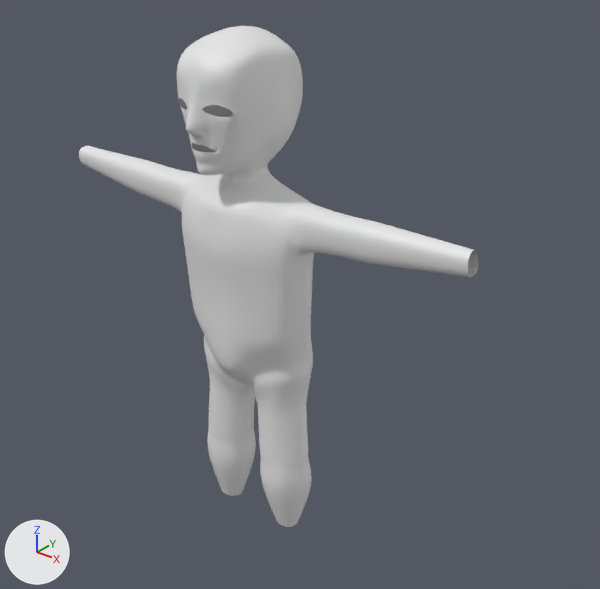
An edit to the Blender file Models/Characters/NewHead.blend, drawn before and after from the same camera.
Both versions are drawn from a 50 mm camera at (8.19, -8.71, 11.02) aimed at (0.59, 0.8, 5.13). Lighting does not change. The marker at lower left points along +X, +Y and +Z.
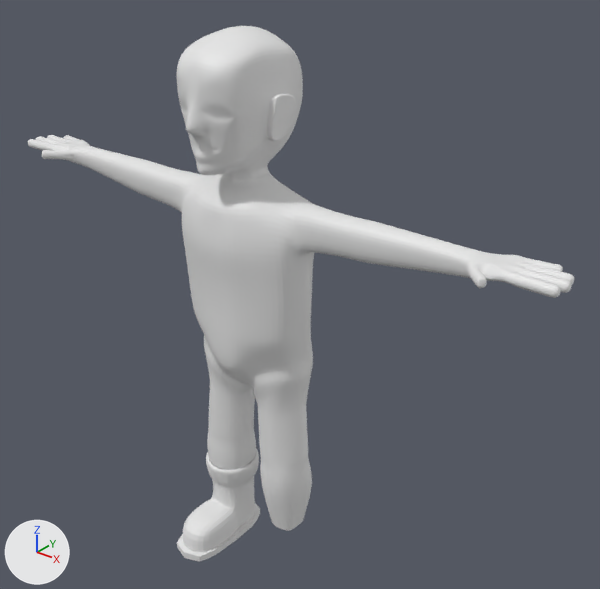
Pixel boxes [x1, y1, x2, y2] of what changed, in the pictures (600 x 589 px; the box of a moved part takes in the faces that stretch with it):
```json
{"object": "Plane", "change": "reshaped", "before": [79, 26, 478, 527], "after": [28, 26, 574, 531], "on screen": "37% wider"}
{"object": "Cylinder", "change": "added", "after": [183, 449, 259, 552]}
{"object": "Cube", "change": "added", "after": [177, 503, 260, 562]}
{"part": 1, "of": "me_plane", "change": "built on", "before": [79, 146, 478, 277], "after": [28, 135, 574, 298]}
{"part": 2, "of": "me_plane", "change": "built on", "before": [177, 82, 268, 157], "after": [177, 82, 296, 157]}
{"part": 3, "of": "me_plane", "change": "moved or reshaped", "before": [209, 437, 311, 527], "after": [209, 437, 312, 531]}
```

Scene script edits in JSON lines:
```json
{"block": "me_plane", "where": "# used by ob_plane; location = (0.0, -1.59, 7.24); rotation_euler = (1.571, 0.0, 0.0), in degrees (90, 0, 0)"}
{"op": "remove", "block": "me_plane", "code": "me_plane.from_pydata(...)  # 426 vertices, 386 faces; spans x -3.88..0.0, y -6.43..2.11, z -2.7..-0.63"}
{"op": "add", "block": "me_plane", "code": "me_plane.from_pydata(...)  # 828 vertices, 808 faces; spans x -5.16..0.0, y -6.44..2.11, z -2.7..-0.63"}
{"block": "me_plane", "change": "me_plane part 1: 10 vertices removed from x -3.86..-2.31, y -0.9..-0.27, z -2.23..-1.59; 380 vertices added at x -5.16..-3.83, y -0.66..-0.31, z -2.25..-1.16"}
{"block": "me_plane", "change": "me_plane part 2: 11 vertices moved from x -0.57..-0.09, y 0.97..1.27, z -1.08..-0.79 to x -0.57..-0.1, y 0.95..1.25, z -1.08..-0.79; 9 vertices removed from x -0.45..0.0, y 0.51..1.21, z -1.02..-0.83; 41 vertices added at x -0.89..0.0, y 0.51..1.28, z -1.96..-0.86"}
{"block": "me_plane", "change": "me_plane part 3: 14 vertices moved from x -1.18..-0.13, y -6.43..-5.51, z -2.11..-1.73 to x -1.11..-0.18, y -6.44..-5.51, z -2.19..-1.63"}
{"op": "add", "block": "me_cylinder_010", "code": ["me_cylinder_010 = bpy.data.meshes.new('Cylinder.010')", "me_cylinder_010.from_pydata(...)  # 58 vertices, 48 faces; spans x -1.14..1.18, y -2.57..1.14, z -1.86..1.0"]}
{"op": "add", "block": "me_cube_001", "code": ["me_cube_001 = bpy.data.meshes.new('Cube.001')", "me_cube_001.from_pydata(...)  # 32 vertices, 18 faces; spans x -0.93..0.98, y -0.89..0.54, z -1.07..1.07"]}
{"op": "add", "block": "ob_cylinder", "code": ["ob_cylinder = bpy.data.objects.new('Cylinder', me_cylinder_010)", "ob_cylinder.location = (-0.67, 0.37, 1.13)", "ob_cylinder.scale = (0.495, 0.495, 0.495)", "_m = ob_cylinder.modifiers.new('Subsurf', 'SUBSURF')"]}
{"op": "add", "block": "ob_cube", "code": ["ob_cube = bpy.data.objects.new('Cube', me_cube_001)", "ob_cube.location = (-0.69, 0.18, 0.15)", "ob_cube.scale = (0.437, 1.3, -0.06)"]}
```
